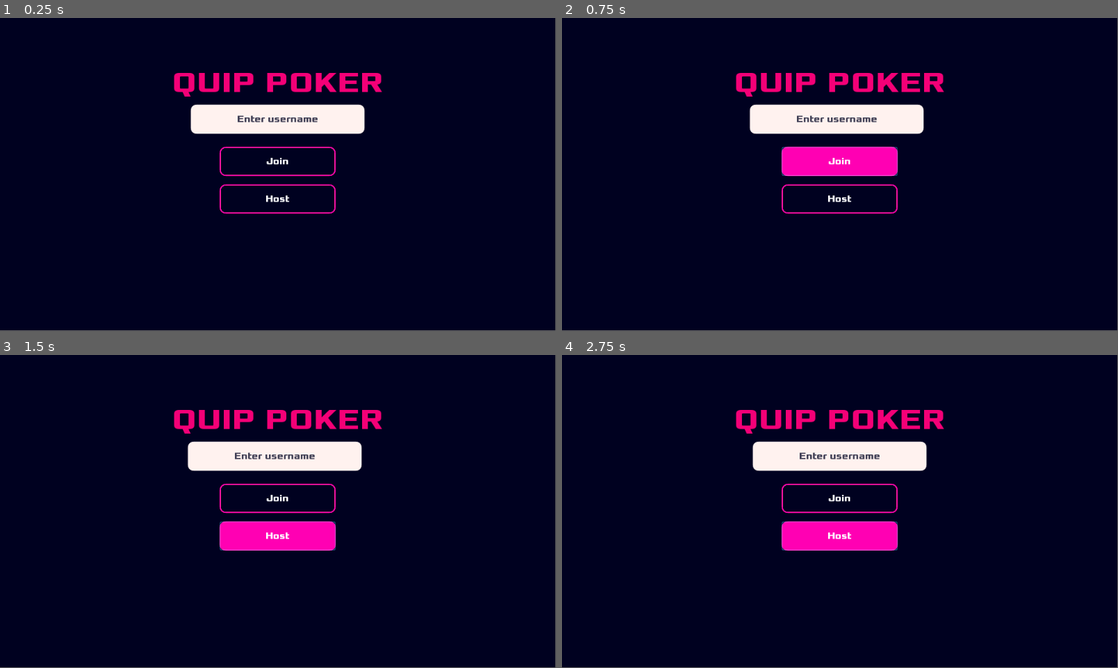
Above: before the commit, frames 1-4 (two rows, left to right).
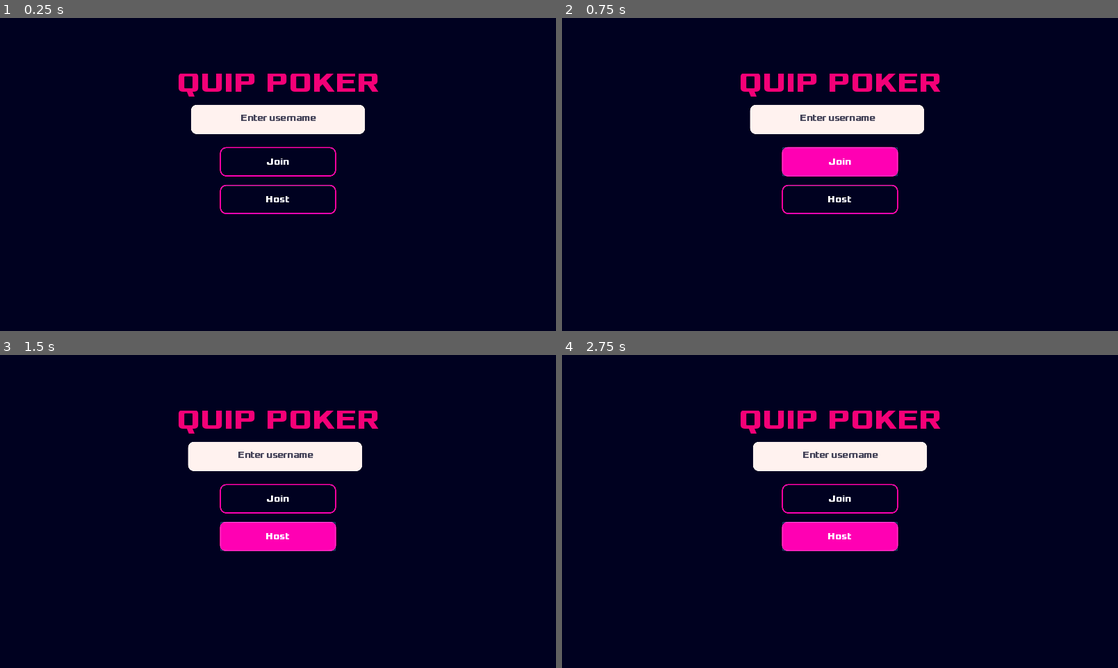
Above: after the commit, the same moments.

Repository: McLovin3/QuipPoker
Game: Godot game, scene res://Scenes/MainMenu.tscn
Two runs of this game, one before a commit and one after it. Both use one fixed random seed, a clock stepped at 60 frames per second and the inputs below.
Inputs:
- Up to frame 1 (0.25 s): no input
- Up to frame 2 (0.75 s): click "Join" at 0.5 s
- Up to frame 3 (1.5 s): click "Host" at 1.25 s
- Up to frame 4 (2.75 s): no input
In our replay, the window is 799x449 before the commit and 800x450 after it. These sizes can differ from the game's own. Grey fills any space a smaller window leaves; there, only what the larger window draws over its background counts as a difference.

The runs differ from the first frame. In frame 1, 1.9% of the frame differs, in the area x 31-69%, y 17-63%; in frame 2, 1.9%; in frame 3, 1.9%; in frame 4, 1.9%.

Commit message:
Implemented Basic multiplayer connections

Diff:
--- a/Scenes/HostMenu.tscn
+++ b/Scenes/HostMenu.tscn
@@ -20,7 +20,7 @@
 corner_radius_bottom_left = 10
 
 [sub_resource type="Theme" id=2]
-ItemList/colors/font_color = Color( 0.960784, 0, 0.470588, 1 )
+ItemList/colors/font_color = Color( 1, 0.952941, 0.941176, 1 )
 ItemList/styles/bg = SubResource( 1 )
 
 [node name="CanvasLayer" type="CanvasLayer"]
@@ -55,5 +55,18 @@
 margin_bottom = 180.0
 text = "Start"
 
+[node name="IpAddress" type="Label" parent="."]
+anchor_left = 0.5
+anchor_top = 0.5
+anchor_right = 0.5
+anchor_bottom = 0.5
+margin_left = -275.0
+margin_top = -120.0
+margin_right = 275.0
+margin_bottom = -70.0
+text = "IP Address:"
+align = 1
+valign = 1
+
 [connection signal="pressed" from="GoBackButton" to="." method="_on_GoBackButton_pressed"]
 [connection signal="pressed" from="NeonButton" to="." method="_on_NeonButton_pressed"]
--- a/Scenes/JoinMenu.tscn
+++ b/Scenes/JoinMenu.tscn
@@ -4,7 +4,7 @@
 [ext_resource path="res://Scenes/NeonButton.tscn" type="PackedScene" id=2]
 [ext_resource path="res://Scenes/Scripts/JoinMenu.gd" type="Script" id=3]
 
-[node name="CanvasLayer" type="CanvasLayer"]
+[node name="CanvasLayer2" type="CanvasLayer"]
 script = ExtResource( 3 )
 
 [node name="GoBackButton" parent="." instance=ExtResource( 2 )]
@@ -34,6 +34,7 @@
 margin_top = -78.0
 margin_right = 144.0
 margin_bottom = -14.0
+max_length = 15
 placeholder_text = "Address"
 
 [connection signal="pressed" from="GoBackButton" to="." method="_on_GoBackButton_pressed"]
--- a/Scenes/MainMenu.tscn
+++ b/Scenes/MainMenu.tscn
@@ -1,19 +1,11 @@
-[gd_scene load_steps=7 format=2]
+[gd_scene load_steps=5 format=2]
 
 [ext_resource path="res://Scenes/Scripts/MainMenu.gd" type="Script" id=1]
 [ext_resource path="res://Scenes/NeonButton.tscn" type="PackedScene" id=2]
-[ext_resource path="res://xolonium/xolonium-fonts-4.1/ttf/Xolonium-Bold.ttf" type="DynamicFontData" id=3]
+[ext_resource path="res://Themes/Title.tres" type="Theme" id=3]
 [ext_resource path="res://Scenes/ShakingInput.tscn" type="PackedScene" id=4]
 
-[sub_resource type="DynamicFont" id=3]
-size = 50
-font_data = ExtResource( 3 )
-
-[sub_resource type="Theme" id=4]
-Label/colors/font_color = Color( 0.960784, 0, 0.470588, 1 )
-Label/fonts/font = SubResource( 3 )
-
-[node name="CanvasLayer" type="CanvasLayer"]
+[node name="CanvasLayer2" type="CanvasLayer"]
 script = ExtResource( 1 )
 
 [node name="Title" type="Label" parent="."]
@@ -25,7 +17,7 @@
 margin_top = -206.0
 margin_right = 192.0
 margin_bottom = -110.0
-theme = SubResource( 4 )
+theme = ExtResource( 3 )
 text = "Quip Poker"
 align = 1
 valign = 1
--- a/Scenes/Scripts/GameManager.gd
+++ b/Scenes/Scripts/GameManager.gd
@@ -1,6 +1,48 @@
 extends Node2D
 
+export var port: int = 7777
+export var max_clients: int = 6
+
+var _peer: NetworkedMultiplayerENet
 var _username: String = "" setget set_username, get_username
+var _ip_address: String = "" setget , get_ip_address
+
+
+func _ready():
+	match OS.get_name():
+		"Windows":
+			_ip_address = IP.resolve_hostname(str(OS.get_environment("COMPUTERNAME")), 1)
+		"X11":
+			_ip_address = IP.resolve_hostname(str(OS.get_environment("HOSTNAME")), 1)
+		"OSX":
+			_ip_address = IP.resolve_hostname(str(OS.get_environment("HOSTNAME")), 1)
+
+	get_tree().connect("connected_to_server", self, "_connected_to_server")
+	get_tree().connect("server_disconnected", self, "_server_disconnected")
+
+
+func create_server() -> void:
+	_peer = NetworkedMultiplayerENet.new()
+	_peer.create_server(port, max_clients)
+	get_tree().set_network_peer(_peer)
+
+
+func join_server(ip_address: String) -> void:
+	_peer = NetworkedMultiplayerENet.new()
+	_peer.create_client(ip_address, port)
+	get_tree().set_network_peer(_peer)
+
+
+func _connected_to_server():
+	print("Connected to server")
+
+
+func _server_disconnected():
+	print("Disconnected from server")
+
+
+func get_ip_address() -> String:
+	return _ip_address
 
 
 func set_username(username: String) -> void:
--- a/Scenes/Scripts/HostMenu.gd
+++ b/Scenes/Scripts/HostMenu.gd
@@ -2,9 +2,11 @@
 class_name HostMenu
 
 onready var _name_list: ItemList = $NameList
+onready var _ip_address_label: Label = $IpAddress
 
 
 func _ready():
+	_ip_address_label.text = "IP Address: " + GameManager.get_ip_address()
 	_name_list.add_item(GameManager.get_username() + " (You)", null, false)
 
 
--- a/Scenes/Scripts/JoinMenu.gd
+++ b/Scenes/Scripts/JoinMenu.gd
@@ -12,4 +12,4 @@
 	if _ip_input.text == "":
 		_ip_input.shake()
 	else:
-		pass
+		GameManager.join_server(_ip_input.text)
--- a/Scenes/Scripts/MainMenu.gd
+++ b/Scenes/Scripts/MainMenu.gd
@@ -13,6 +13,7 @@
 		_username_input.shake()
 	else:
 		GameManager.set_username(_username_input.text)
+		GameManager.create_server()
 		get_tree().change_scene("res://Scenes/HostMenu.tscn")
 
 
--- /dev/null
+++ b/Themes/Title.tres
@@ -0,0 +1,11 @@
+[gd_resource type="Theme" load_steps=3 format=2]
+
+[ext_resource path="res://xolonium/xolonium-fonts-4.1/ttf/Xolonium-Bold.ttf" type="DynamicFontData" id=1]
+
+[sub_resource type="DynamicFont" id=3]
+size = 50
+font_data = ExtResource( 1 )
+
+[resource]
+Label/colors/font_color = Color( 0.960784, 0, 0.470588, 1 )
+Label/fonts/font = SubResource( 3 )
--- a/project.godot
+++ b/project.godot
@@ -60,6 +60,8 @@
 
 window/size/width=960
 window/size/height=540
+window/stretch/mode="2d"
+window/stretch/aspect="keep"
 
 [gui]
 
